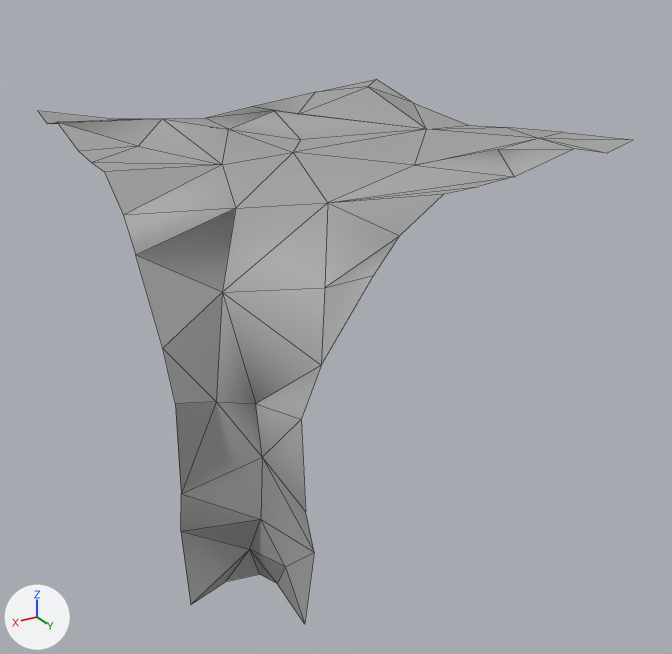
An edit to the glTF model Rogue-Robots/Assets/Models/ModularBlocks/RoofWallInnerCorner.gltf, drawn before and after from the same camera.
Rendered twice from a camera (50 mm lens) standing at (5.34, 9.4, 6.79) and looking at (-0.12, 0.31, 2.25). Lighting does not change. The marker at lower left points along +X, +Y and +Z. Mesh edges are drawn as thin lines. Vertices at the same position are counted once.

In view in the first picture: 'RoofWallInnerCorner'.
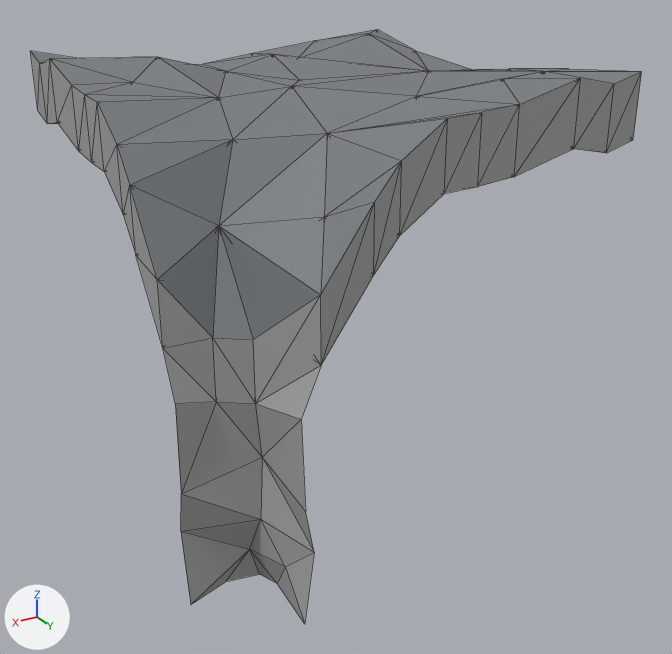
Pixel boxes [x1, y1, x2, y2] of what changed, in the pictures (672 x 654 px):
'RoofWallInnerCorner', reshaped (9% taller)
    before: [38, 80, 632, 624]
    after: [30, 30, 642, 624]
part 1 of me_scene_029, added
    after: [30, 30, 642, 404]

Edits to the bpy script that builds the scene:
```text
Change me_scene_029:
    used by ob_roofwallinnercorner; location = (0.0, 0.0, 0.0)
    remove me_scene_029.from_pydata(...)  # 62 vertices, 82 faces; spans x -2.5..2.5, y -2.5..2.5, z 0.0..4.73
    add me_scene_029.from_pydata(...)  # 108 vertices, 433 faces; spans x -2.5..2.5, y -2.5..2.5, z 0.0..5.45
    me_scene_029 part 1
    35 new vertices lie (0.0, 0.0, 0.71) away from vertices in x -2.5..2.5, y -2.5..2.5, z 2.34..4.7
    11 new vertices lie (0.0, 0.0, 0.72) away from vertices in x -2.5..2.5, y -2.5..2.5, z 2.98..4.73
    351 new faces join them
    me_scene_029 part 2: the surface is now shaded flat
```
